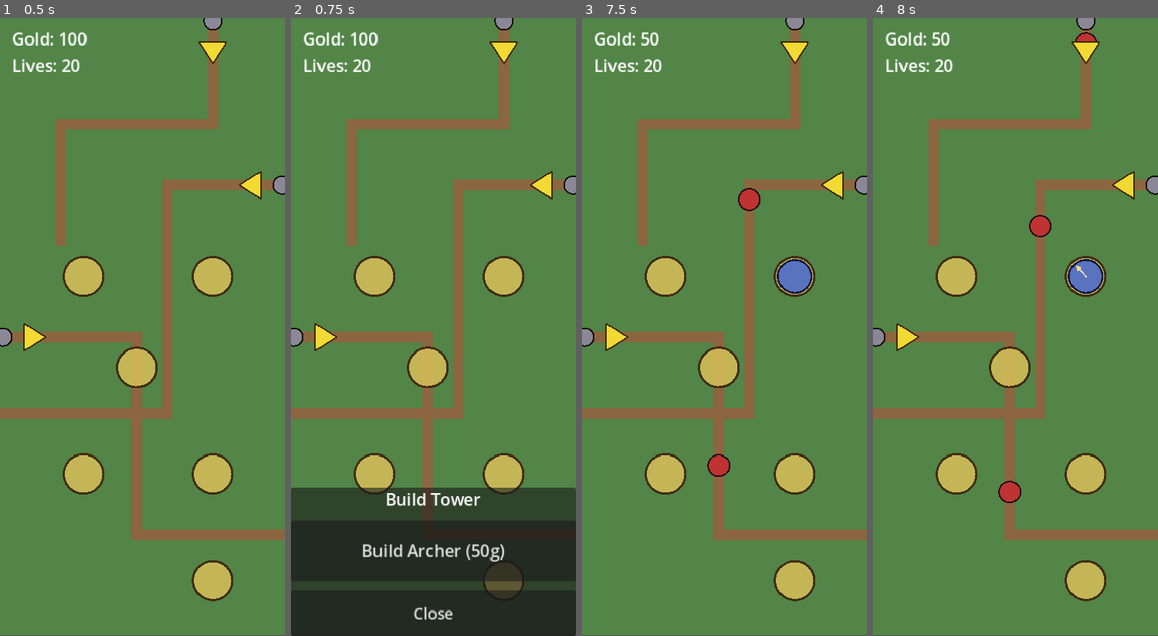
Above: before the commit, frames 1-4 (left to right).
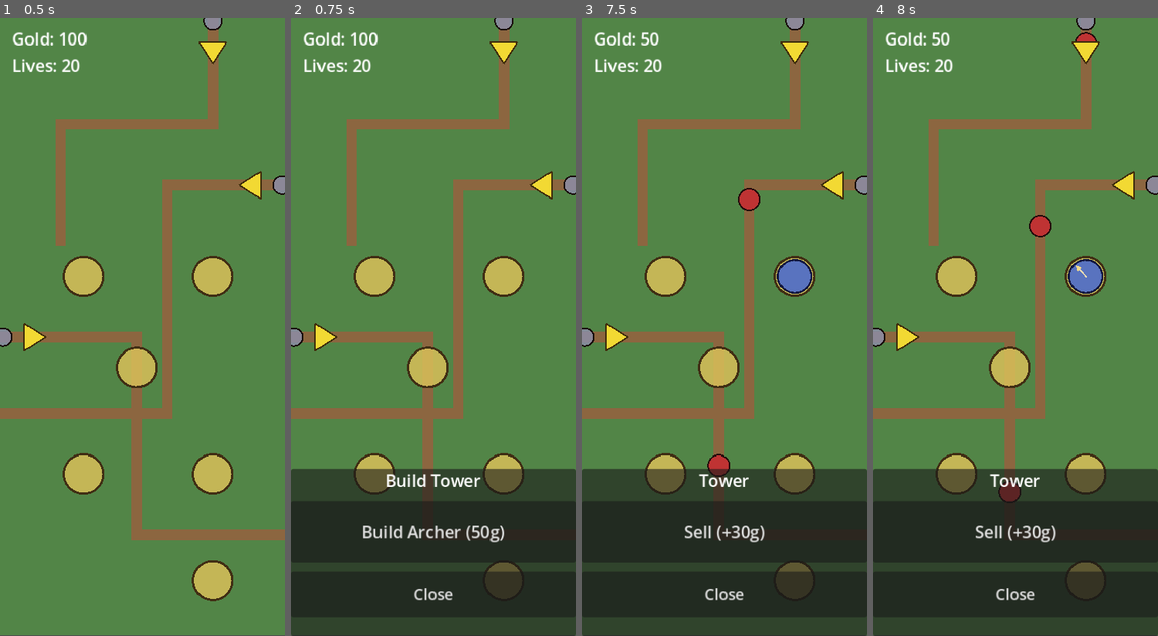
Above: after the commit, the same moments.

Repository: ookeooke/td1
Game: Godot game, scene res://main/Main.tscn
The game is run twice, just before and just after one commit, with the same random seed, the same clock (stepped at 60 frames per second) and the same inputs.
Inputs (mouse positions are in pixels of both pictures, inside the frame that each line leads up to):
- Up to frame 1 (0.5 s): no input
- Up to frame 2 (0.75 s): tap Enter at 0.5 s; move the mouse to (496, 296) at 0.52 s; click (496, 296) at 0.67 s
- Up to frame 3 (7.5 s): click "Build Archer (50g)" at 1.25 s; tap Space at 2 s; move the mouse to (667, 357) at 2.02 s; click (667, 357) at 2.17 s; move the mouse to (753, 191) at 2.77 s; click (753, 191) at 2.92 s; move the mouse to (710, 450) at 3.52 s; click (710, 450) at 3.67 s; move the mouse to (810, 419) at 4.27 s; click (810, 419) at 4.42 s; move the mouse to (639, 234) at 5.02 s; click (639, 234) at 5.17 s; move the mouse to (738, 327) at 5.77 s; click (738, 327) at 5.92 s; move the mouse to (681, 172) at 6.52 s; click (681, 172) at 6.67 s; move the mouse to (787, 296) at 7.27 s; click (787, 296) at 7.42 s
- Up to frame 4 (8 s): no input

Frame 1 is identical in both runs. In frame 2, 13% of the frame differs, in the area x 0-100%, y 73-100%; in frame 3, 27%; in frame 4, 27%.

Commit message:
Phase 9: Tower sell + refund
Tapping an occupied spot now opens TowerSpotMenu in sell mode, showing
"Sell (+Ng)" with refund pulled from tower.data.sell_value. TowerPlacer
handles the sale: refunds via GameState, clears the spot in GridManager,
emits tower_sold, and queue_frees the tower. Menu auto-dismisses.

Co-Authored-By: Claude Opus 4.6 <noreply@anthropic.com>

Diff:
--- a/autoloads/EventBus.gd
+++ b/autoloads/EventBus.gd
@@ -13,6 +13,7 @@
 signal tower_spot_tapped(spot_id)
 signal tower_range_preview_requested(tower)
 signal tower_build_requested(spot_id, tower_id)
+signal tower_sell_requested(spot_id)
 signal tower_menu_dismissed()
 
 # Soldiers
--- a/ui/TowerPlacer.gd
+++ b/ui/TowerPlacer.gd
@@ -29,6 +29,7 @@
 		"cost": ARCHER_DATA.cost,
 	}
 	EventBus.tower_build_requested.connect(_on_build_requested)
+	EventBus.tower_sell_requested.connect(_on_sell_requested)
 
 
 func _on_build_requested(spot_id: String, tower_id: String) -> void:
@@ -51,3 +52,19 @@
 	_grid.set_tower_at(spot_id, tower)
 	EventBus.tower_built.emit(tower, spot_id)
 	print("[TowerPlacer] built %s on %s for %dg (gold left: %d)" % [tower_id, spot_id, cost, GameState.gold])
+
+
+func _on_sell_requested(spot_id: String) -> void:
+	if _grid == null:
+		return
+	var tower: Node = _grid.get_tower_at(spot_id)
+	if tower == null:
+		return
+	var refund: int = 0
+	if "data" in tower and tower.data != null and "sell_value" in tower.data:
+		refund = int(tower.data.sell_value)
+	_grid.clear_tower_at(spot_id)
+	GameState.add_gold(refund)
+	EventBus.tower_sold.emit(tower, refund)
+	tower.queue_free()
+	print("[TowerPlacer] sold tower on %s for +%dg (gold now: %d)" % [spot_id, refund, GameState.gold])
--- a/ui/TowerSpotMenu.gd
+++ b/ui/TowerSpotMenu.gd
@@ -1,48 +1,83 @@
 extends CanvasLayer
 
-# Bottom-sheet popup shown when an empty tower spot is tapped.
-# Phase 8: one build option (Archer). Phase 24+ adds upgrade / sell rows
-# when tapping an occupied spot.
+# Bottom-sheet popup. Two modes:
+#   empty spot    → Build rows (Phase 8)
+#   occupied spot → Sell row (Phase 9)
+# Phase 24 adds upgrade rows alongside Sell when the spot is occupied.
 
 @onready var root: Control = %Root
 @onready var backdrop: Control = %Backdrop
-@onready var panel: PanelContainer = %Panel
+@onready var title_label: Label = %TitleLabel
+@onready var build_row: VBoxContainer = %BuildRow
+@onready var sell_row: VBoxContainer = %SellRow
 @onready var archer_button: Button = %ArcherButton
+@onready var sell_button: Button = %SellButton
 @onready var close_button: Button = %CloseButton
 
 const ARCHER_ID: String = "archer"
 const ARCHER_COST: int = 50
 
 var _current_spot_id: String = ""
+var _current_tower: Node = null
 
 
 func _ready() -> void:
 	root.visible = false
 	archer_button.pressed.connect(_on_archer_pressed)
+	sell_button.pressed.connect(_on_sell_pressed)
 	close_button.pressed.connect(_dismiss)
 	backdrop.gui_input.connect(_on_backdrop_input)
 	EventBus.tower_spot_tapped.connect(_on_spot_tapped)
 	EventBus.gold_changed.connect(_on_gold_changed)
+	EventBus.tower_sold.connect(_on_tower_sold)
 
 
 func _on_spot_tapped(spot_id: String) -> void:
-	var grid: Node = get_tree().root.find_child("GridManager", true, false)
-	if grid != null and grid.has_method("is_occupied") and grid.is_occupied(spot_id):
-		# Phase 24 wires the upgrade/sell menu here.
-		return
+	var grid: Node = _find_grid()
 	_current_spot_id = spot_id
-	_refresh_buttons()
+	if grid != null and grid.is_occupied(spot_id):
+		_current_tower = grid.get_tower_at(spot_id)
+		_show_sell_mode()
+	else:
+		_current_tower = null
+		_show_build_mode()
 	root.visible = true
 
 
-func _on_gold_changed(_amount: int) -> void:
-	if root.visible:
-		_refresh_buttons()
+func _show_build_mode() -> void:
+	title_label.text = "Build Tower"
+	build_row.visible = true
+	sell_row.visible = false
+	_refresh_build_buttons()
 
 
-func _refresh_buttons() -> void:
+func _show_sell_mode() -> void:
+	title_label.text = "Tower"
+	build_row.visible = false
+	sell_row.visible = true
+	_refresh_sell_button()
+
+
+func _refresh_build_buttons() -> void:
 	archer_button.text = "Build Archer (%dg)" % ARCHER_COST
 	archer_button.disabled = GameState.gold < ARCHER_COST
+
+
+func _refresh_sell_button() -> void:
+	var refund: int = 0
+	if _current_tower != null and "data" in _current_tower and _current_tower.data != null:
+		refund = int(_current_tower.data.sell_value)
+	sell_button.text = "Sell (+%dg)" % refund
+
+
+func _on_gold_changed(_amount: int) -> void:
+	if root.visible and build_row.visible:
+		_refresh_build_buttons()
+
+
+func _on_tower_sold(tower: Node, _refund: int) -> void:
+	if tower == _current_tower:
+		_dismiss()
 
 
 func _on_archer_pressed() -> void:
@@ -52,6 +87,13 @@
 	_dismiss()
 
 
+func _on_sell_pressed() -> void:
+	if _current_spot_id == "":
+		return
+	EventBus.tower_sell_requested.emit(_current_spot_id)
+	# tower_sold signal dismisses the menu.
+
+
 func _on_backdrop_input(event: InputEvent) -> void:
 	if event is InputEventScreenTouch and event.pressed:
 		_dismiss()
@@ -59,5 +101,10 @@
 
 func _dismiss() -> void:
 	_current_spot_id = ""
+	_current_tower = null
 	root.visible = false
 	EventBus.tower_menu_dismissed.emit()
+
+
+func _find_grid() -> Node:
+	return get_tree().root.find_child("GridManager", true, false)
--- a/ui/TowerSpotMenu.tscn
+++ b/ui/TowerSpotMenu.tscn
@@ -29,7 +29,7 @@
 anchor_top = 1.0
 anchor_right = 1.0
 anchor_bottom = 1.0
-offset_top = -180.0
+offset_top = -220.0
 grow_horizontal = 2
 grow_vertical = 0
 
@@ -38,16 +38,34 @@
 theme_override_constants/separation = 12
 
 [node name="TitleLabel" type="Label" parent="Root/Panel/VBox"]
+unique_name_in_owner = true
 layout_mode = 2
 text = "Build Tower"
 horizontal_alignment = 1
 theme_override_font_sizes/font_size = 22
 
-[node name="ArcherButton" type="Button" parent="Root/Panel/VBox"]
+[node name="BuildRow" type="VBoxContainer" parent="Root/Panel/VBox"]
+unique_name_in_owner = true
+layout_mode = 2
+theme_override_constants/separation = 8
+
+[node name="ArcherButton" type="Button" parent="Root/Panel/VBox/BuildRow"]
 unique_name_in_owner = true
 custom_minimum_size = Vector2(0, 80)
 layout_mode = 2
 text = "Build Archer (50g)"
+theme_override_font_sizes/font_size = 22
+
+[node name="SellRow" type="VBoxContainer" parent="Root/Panel/VBox"]
+unique_name_in_owner = true
+layout_mode = 2
+theme_override_constants/separation = 8
+
+[node name="SellButton" type="Button" parent="Root/Panel/VBox/SellRow"]
+unique_name_in_owner = true
+custom_minimum_size = Vector2(0, 80)
+layout_mode = 2
+text = "Sell (+30g)"
 theme_override_font_sizes/font_size = 22
 
 [node name="CloseButton" type="Button" parent="Root/Panel/VBox"]
Not shown, added: map/SpotInputManager.gd.uid
Not shown, added: ui/TowerPlacer.gd.uid
Not shown, added: ui/TowerSpotMenu.gd.uid
Not shown: 1 places in ui/TowerSpotMenu.tscn that only renumber resources
Not shown, changed: SESSIONS.md
